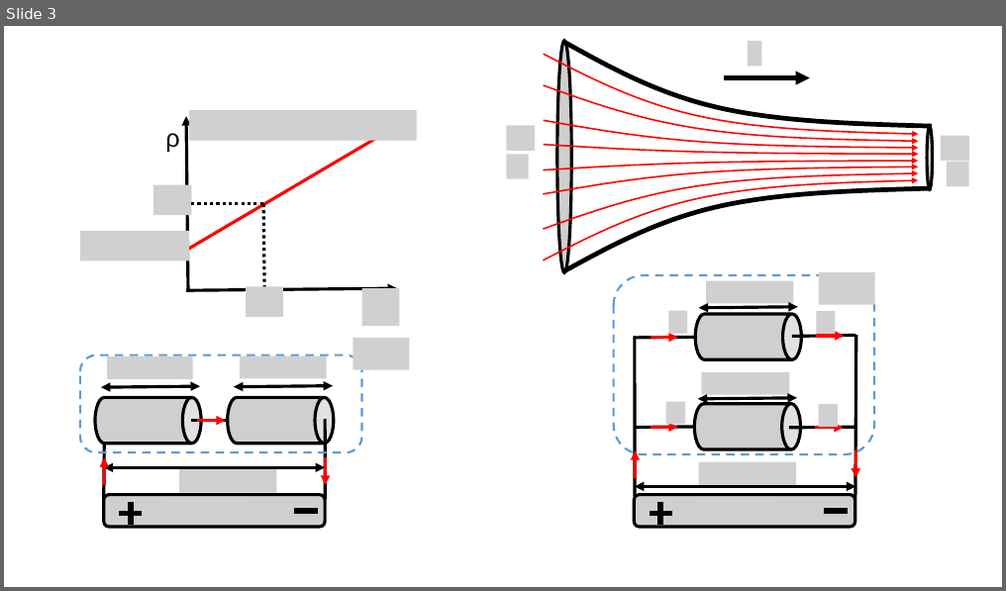
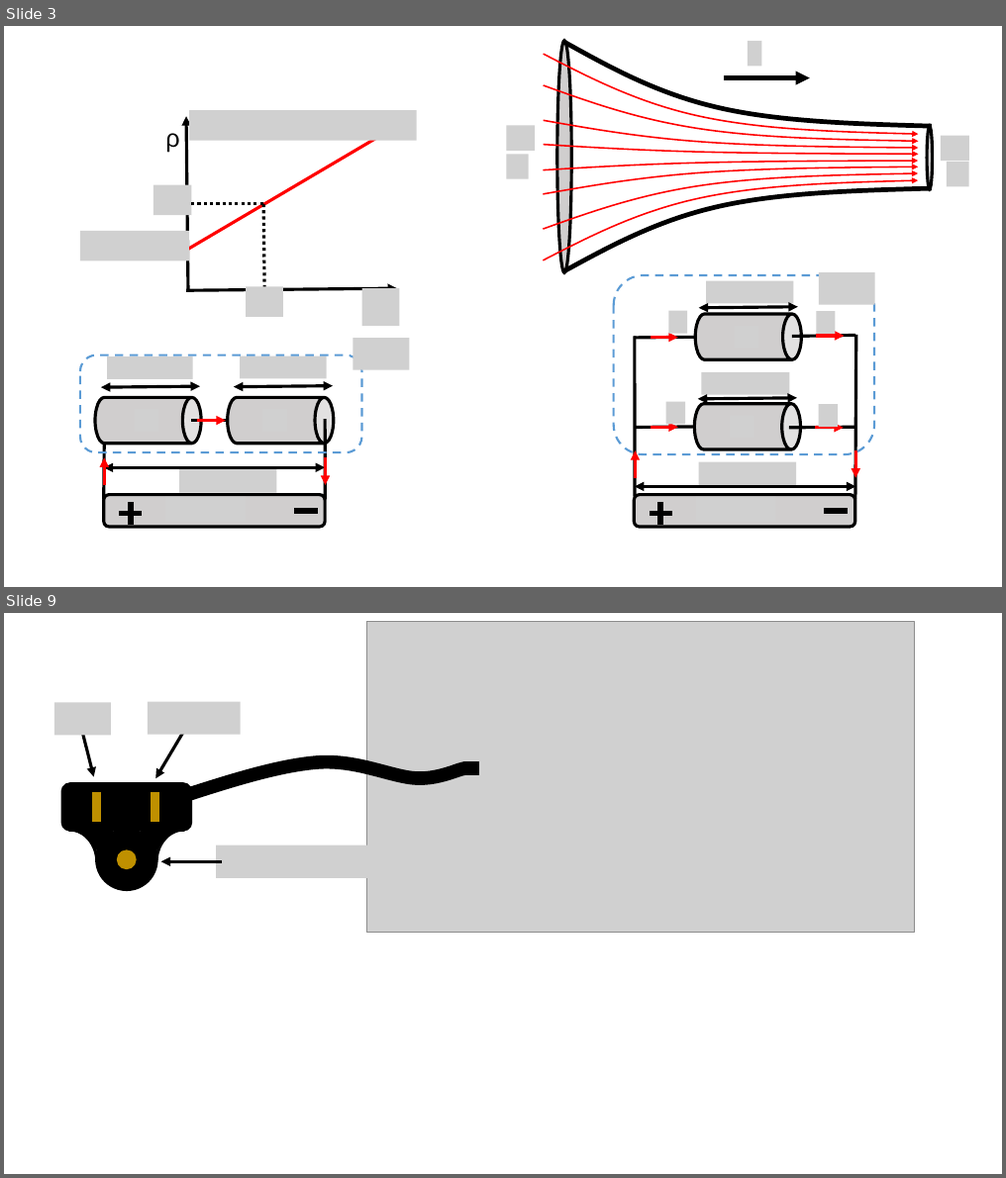
Before and after one commit to OSTP/PhysicsArtofModelling, a slide deck: tex/figures/Current/Figures.pptx. Shown one above the other, each under a label of ours: slide 3 before the commit, slides 3 and 9 after it; the slides between them are not shown. The pictures are 1006x591 and 1006x1178 pixels, drawn with LibreOffice and Linux fonts; fonts in the diff are those of the drawing; grey boxes stand for pictures; background and template pictures are left out. Boxes give left, top, right and bottom in pixels: in the first picture for what was removed or moved away, otherwise in the second. Text is boxed around its words. In the diff, an @@ line names an element or a change of style, - is before the commit and + after.

```diff
--- a/tex/figures/Current/Figures.pptx
+++ b/tex/figures/Current/Figures.pptx
@@ slide 9 added at [4, 613, 1002, 1174], background #FFFFFF @@
@@ picture added at [366, 621, 915, 932] @@
@@ picture added at [54, 702, 111, 735] @@
@@ picture added at [148, 702, 241, 735] @@
@@ arrow added from (82, 733) to (94, 777), #000000 3 pt @@
@@ arrow added from (183, 733) to (156, 778), #000000 3 pt @@
@@ freeform shape added at [176, 735, 465, 833], outline #000000 13 pt @@
@@ rounded rectangle added at [62, 784, 190, 830], fill #000000, outline #000000 3 pt @@
@@ rectangle added at [465, 763, 478, 774], fill #000000, outline #000000 3 pt @@
@@ rectangle added at [94, 793, 100, 820], fill #BF9000, outline #BF9000 3 pt @@
@@ rectangle added at [152, 793, 158, 820], fill #BF9000, outline #BF9000 3 pt @@
@@ arc (boxed as its full ellipse) added at [42, 829, 99, 895], outline #000000 3 pt @@
@@ triangle added at [82, 832, 111, 848], fill #000000, outline #000000 3 pt @@
@@ ellipse added at [97, 830, 156, 890], fill #000000, outline #000000 3 pt @@
@@ triangle added at [143, 832, 171, 848], fill #000000, outline #000000 3 pt @@
@@ arc (boxed as its full ellipse) added at [154, 829, 212, 895], outline #000000 3 pt @@
@@ picture added at [216, 845, 407, 878] @@
@@ ellipse added at [119, 852, 135, 868], fill #BF9000, outline #BF9000 3 pt @@
@@ arrow added from (221, 861) to (161, 861), #000000 3 pt @@
```
Also in this commit, not shown: 2 slides changed, 4 other slides added, 1 slide removed, 40 other files.
